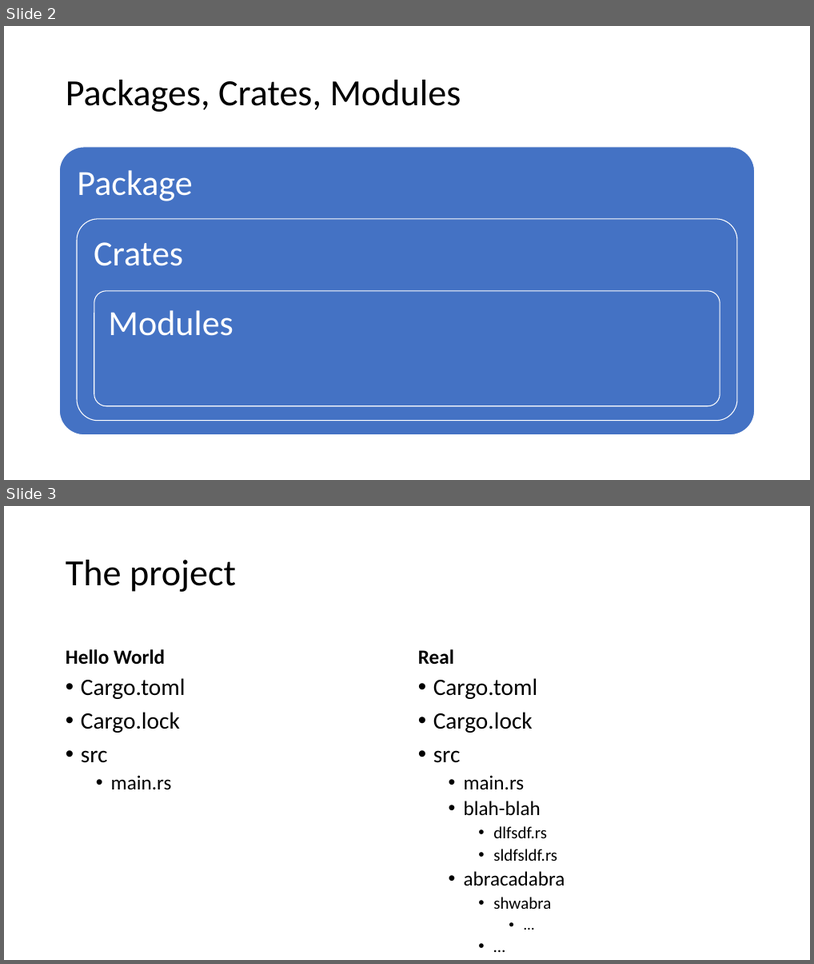
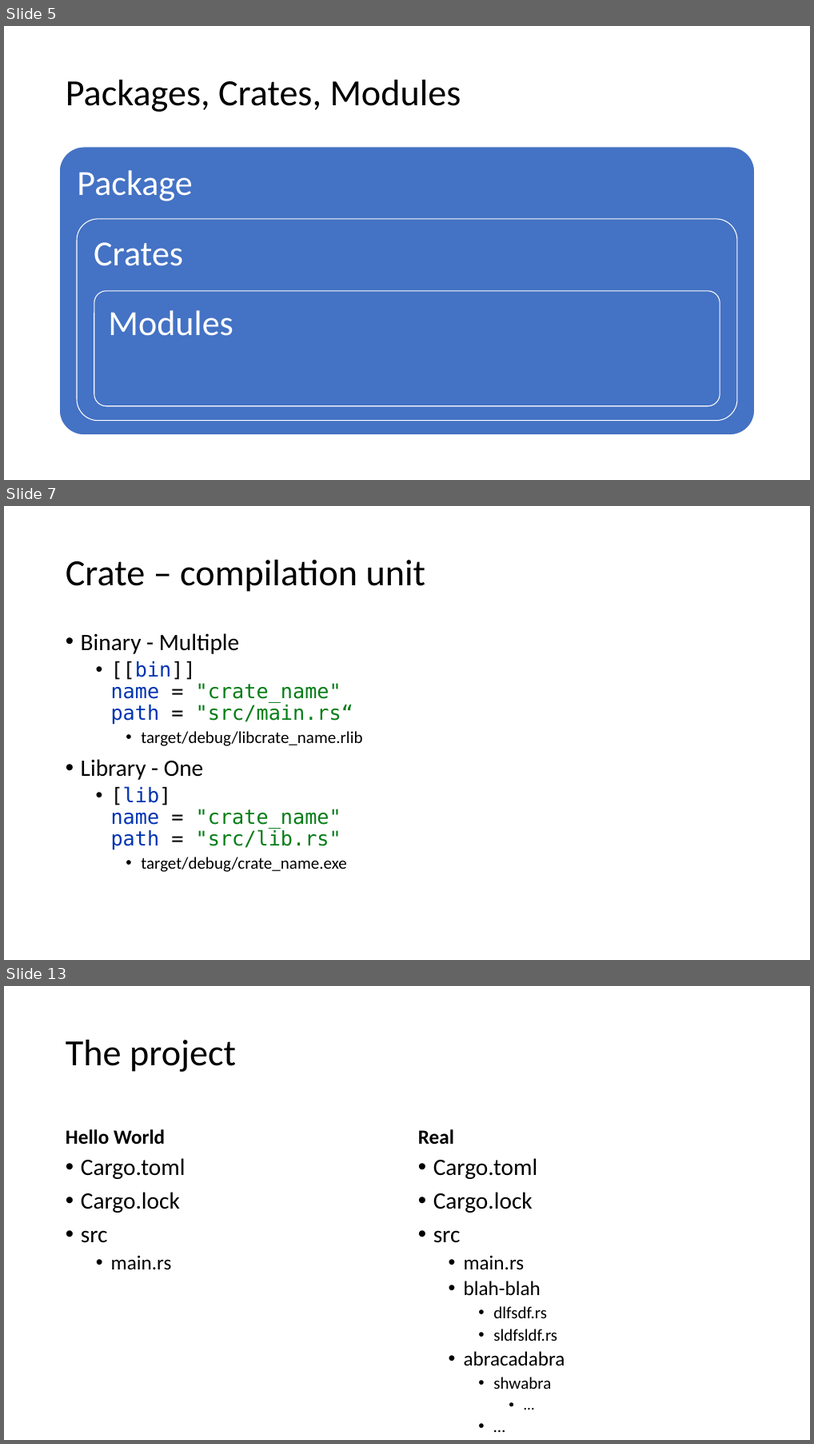
Before and after one commit to kugushev/course-rust-basics, a slide deck: src/07-Modules/07-Modules.pptx. Shown one above the other, each under a label of ours: slides 2 and 3 before the commit, slides 5, 7 and 13 after it; the slides between them are not shown. The pictures are 814x964 and 814x1444 pixels, drawn with LibreOffice and Linux fonts; fonts in the diff are those of the drawing. Boxes give left, top, right and bottom in pixels: in the first picture for what was removed or moved away, otherwise in the second. Text is boxed around its words. In the diff, an @@ line names an element or a change of style, - is before the commit and + after.

```diff
--- a/src/07-Modules/07-Modules.pptx
+++ b/src/07-Modules/07-Modules.pptx
@@ slide 7 added at [4, 506, 810, 960], background #FFFFFF @@
@@ title added at [66, 560, 426, 592], 44 pt, text #000000 @@
+Crate – compilation unit
@@ text added at [81, 633, 362, 872], 24 pt, text #000000 @@
+• Binary - Multiple
+  • [[bin]]
+    name = "crate_name"
+    path = "src/main.rs“
+    • target/debug/libcrate_name.rlib
+• Library - One
+  • [lib]
+    name = "crate_name"
+    path = "src/lib.rs"
+    • target/debug/crate_name.exe
@@ what was slide 2 is now slide 5 @@
@@ what was slide 3 is now slide 13 @@
```
Also in this commit, not shown: 10 other slides added.
